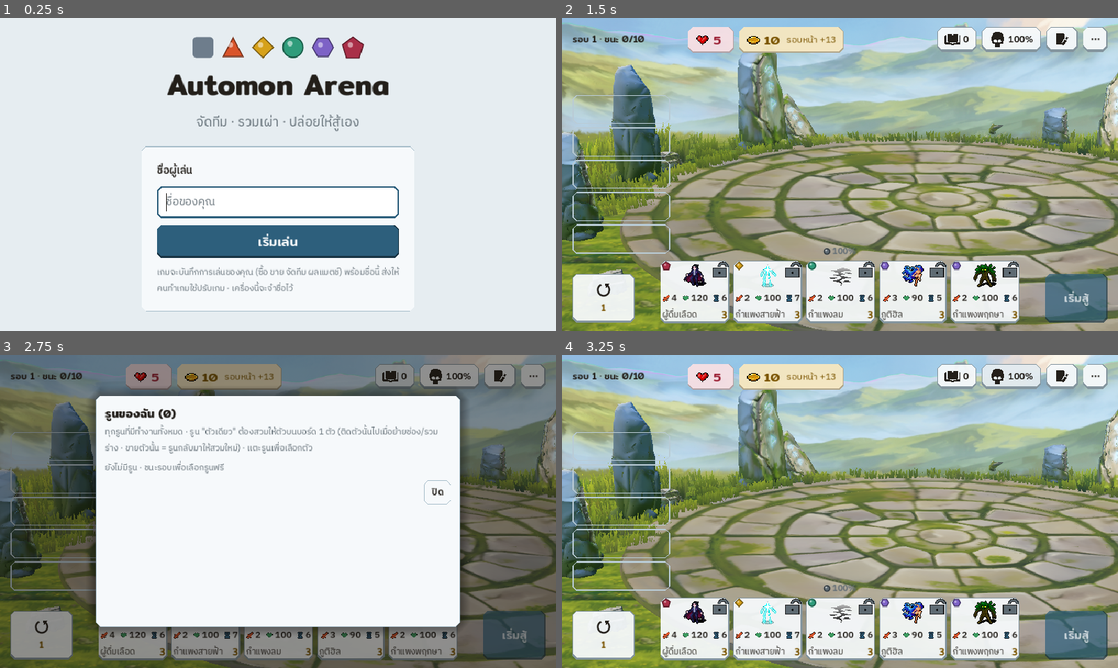
Above: before the commit, frames 1-4 (two rows, left to right).
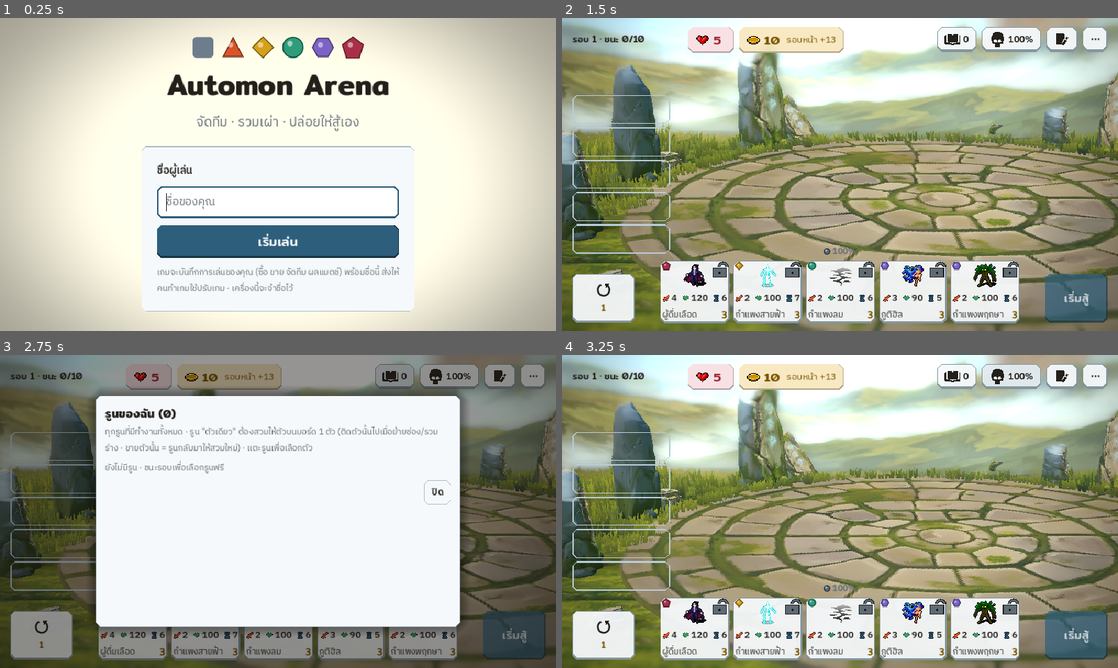
Above: after the commit, the same moments.

Repository: nuttratts-code/automon-arena
Game: Godot game, scene res://scenes/main.tscn
Same seed, same stepped clock (60 frames per second), same inputs: the game is played once before the commit and once after it.
Inputs (mouse positions are in pixels of both pictures, inside the frame that each line leads up to):
- Up to frame 1 (0.25 s): no input
- Up to frame 2 (1.5 s): click (840, 202) at 0.52 s; type "Alex" at 0.6 s; click "เริ่มเล่น" at 1.25 s
- Up to frame 3 (2.75 s): click "0" at 2 s
- Up to frame 4 (3.25 s): click "100%" at 2.75 s

The runs differ from the first frame. In frame 1, 59% of the frame differs, in the area x 0-100%, y 0-100%; in frame 2, 33%; in frame 3, 9.4%; in frame 4, 33%.

Commit message:
set 217 R19 (sample branch): HD-2D pass — tilt-shift + vignette + rune bloom + warm grade (s217_hd2d.gd), stone shadow cards, pixel-density textures
ripple: sample branch only (app.gd adds the pass behind S217_CLEAN; stage3d S217 helpers); tests not run (sample)

Co-Authored-By: Claude Opus 5.5 <noreply@anthropic.com>

Diff:
--- a/godot/scripts/ui/app.gd
+++ b/godot/scripts/ui/app.gd
@@ -100,6 +100,8 @@
 	stage.build()
 	add_child(stage)
 	stage.moved.connect(_place_cells)
+	if Stage3D.S217_CLEAN and not TH.dark: # set 217 sample R19 (owner L1 + L4): HD-2D screen pass over the 3D, under the UI
+		add_child(preload("res://scripts/ui/s217_hd2d.gd").new())
 	world = Arena.new()
 	world.app = self
 	add_child(world) # under every screen: it draws only while the camera moves
--- /dev/null
+++ b/godot/scripts/ui/s217_hd2d.gd
@@ -0,0 +1,50 @@
+extends ColorRect
+# SET 217 SAMPLE ONLY (R19, owner L1 + L4): HD-2D screen pass over the 3D arena, under every 2D screen (UI stays sharp,
+# art-look §1 item 7). The gl_compatibility renderer has no depth of field / reliable glow, so it is one canvas shader on
+# the screen texture (its mipmaps = cheap blur):
+#   L1 tilt-shift: sharp band where the units stand, top + bottom softly blurred (art-look §1 item 2)
+#   L1 vignette: darker edges (item 3) · L1 rune glow: pale-cyan bright pixels bloom (item 3 bright accents)
+#   L4 warm grade: a little warmer + softer contrast so the cold AI stone backs sit in the scene
+# app.gd adds it right after the stage, so it reads only the 3D (+ the bg) and every screen draws above it.
+
+const SHADER := """
+shader_type canvas_item;
+uniform sampler2D scr : hint_screen_texture, filter_linear_mipmap;
+uniform float focus_top = 0.24;    // screen y (0 = top) where the sharp band starts
+uniform float focus_bottom = 0.80; // … and ends
+uniform float soft = 0.22;         // blur ramp length
+uniform float max_lod = 1.8;       // strongest blur (mip level)
+uniform float vignette = 0.38;
+uniform vec3 warm = vec3(1.05, 1.0, 0.9);
+uniform float glow = 0.9;
+void fragment() {
+	vec2 uv = SCREEN_UV;
+	float d = max(focus_top - uv.y, uv.y - focus_bottom);
+	float b = smoothstep(0.0, soft, d);
+	vec3 c = textureLod(scr, uv, b * max_lod).rgb;
+	// rune glow: pale-cyan, bright pixels, gathered from a blurred mip so they bloom past their edges
+	vec3 g = vec3(0.0);
+	for (int i = 0; i < 2; i++) {
+		vec3 s = textureLod(scr, uv, 2.5 + float(i) * 1.5).rgb;
+		float cy = clamp((s.b - s.r) * 3.0, 0.0, 1.0) * smoothstep(0.55, 0.85, max(s.g, s.b));
+		g += s * cy;
+	}
+	c += g * glow * 0.5;
+	// warm grade + a touch less contrast (L4)
+	c = mix(vec3(dot(c, vec3(0.3, 0.59, 0.11))), c, 0.95) * warm;
+	c = mix(c, vec3(0.5), 0.04);
+	// vignette
+	vec2 v = (uv - vec2(0.5, 0.52)) * vec2(1.25, 1.0);
+	c *= 1.0 - vignette * smoothstep(0.35, 0.85, length(v));
+	COLOR = vec4(c, 1.0);
+}
+"""
+
+func _init() -> void:
+	name = "HD2D"
+	mouse_filter = Control.MOUSE_FILTER_IGNORE
+	set_anchors_preset(Control.PRESET_FULL_RECT)
+	var sm := ShaderMaterial.new()
+	var sh := Shader.new(); sh.code = SHADER
+	sm.shader = sh
+	material = sm
--- a/godot/scripts/ui/stage3d.gd
+++ b/godot/scripts/ui/stage3d.gd
@@ -338,6 +338,98 @@
 		for sp in d.find_children("*", "Sprite3D", true, false):
 			sp.modulate = sp.modulate * Color(0.62, 0.58, 0.72)
 	add_child(d)
+	if S217_CLEAN: # after the scene is in the tree: global transforms work and the plaza tint script has run
+		d.ready.connect(func() -> void:
+			_s217_pixel_tex(d)
+			_s217_stone_shadows(d), CONNECT_ONE_SHOT)
+
+# ---- set 217 sample R19 (owner L2 + L3), HD-2D tricks on the owner's dressing scene ----
+var _px_cache := {}
+
+func _s217_pixel_tex(d: Node) -> void:
+	# L3: HD-2D sets are pixel-art textures on 3D shapes, point-sampled. Ours are smooth AI paintings → shrink each
+	# albedo to about the sprites' pixel density and sample it Nearest, so the stones / plaza / ground read as pixel art.
+	for mi in d.find_children("*", "MeshInstance3D", true, false):
+		var m: MeshInstance3D = mi
+		var mat: Material = m.material_override if m.material_override != null else (m.mesh.surface_get_material(0) if m.mesh != null and m.mesh.get_surface_count() > 0 else null)
+		if mat is StandardMaterial3D:
+			var sm := (mat as StandardMaterial3D).duplicate() as StandardMaterial3D
+			var t := _px_small(sm.albedo_texture, 512 if (m.global_transform * m.get_aabb()).size.x > 10.0 else 256) # the plaza is big: more texels
+			if t != null:
+				sm.albedo_texture = t
+				sm.normal_enabled = false # the 1024 normal map would bring the smooth detail back
+			sm.texture_filter = BaseMaterial3D.TEXTURE_FILTER_NEAREST
+			m.material_override = sm
+		elif mat is ShaderMaterial and (mat as ShaderMaterial).get_shader_parameter("tex") is Texture2D: # the ground
+			var gm := (mat as ShaderMaterial).duplicate() as ShaderMaterial
+			gm.set_shader_parameter("tex", _px_small(gm.get_shader_parameter("tex"), 128))
+			m.material_override = gm
+
+func _px_small(t: Texture2D, size: int) -> Texture2D:
+	if t == null:
+		return null
+	if _px_cache.has(t):
+		return _px_cache[t]
+	var img := t.get_image()
+	if img == null:
+		return null
+	if img.is_compressed():
+		img.decompress()
+	img.resize(size, size, Image.INTERPOLATE_LANCZOS)
+	var out := ImageTexture.create_from_image(img)
+	_px_cache[t] = out
+	return out
+
+func _s217_stone_shadows(d: Node) -> void:
+	# L2: the shadowed sun is broken in gl_compatibility (set 214 find-cause: 3–5× too bright), so every stone / rock /
+	# slab gets a soft shadow card on the ground, stretched away from the sun (HD-2D games anchor props the same way).
+	var near := d.get_node_or_null("Near")
+	if near == null:
+		return
+	var sun_dir := Vector3(0.55, -0.72, -0.42).normalized()
+	var flat := Vector2(sun_dir.x, sun_dir.z).normalized()
+	var reach := Vector2(sun_dir.x, sun_dir.z).length() / -sun_dir.y # shadow length per unit of height
+	var gt := GradientTexture2D.new()
+	gt.fill = GradientTexture2D.FILL_RADIAL
+	gt.fill_from = Vector2(0.5, 0.5)
+	gt.fill_to = Vector2(0.5, 0.0)
+	var gr := Gradient.new()
+	gr.set_color(0, Color(0, 0, 0, 0.42))
+	gr.set_color(1, Color(0, 0, 0, 0))
+	gt.gradient = gr
+	var mat := StandardMaterial3D.new()
+	mat.albedo_texture = gt
+	mat.shading_mode = BaseMaterial3D.SHADING_MODE_UNSHADED
+	mat.transparency = BaseMaterial3D.TRANSPARENCY_ALPHA
+	mat.render_priority = -1
+	for n in near.get_children():
+		var nm := String(n.name)
+		if not (n is Node3D) or not (nm.begins_with("Stone") or nm.begins_with("Rock") or nm.begins_with("Fallen")):
+			continue
+		var box := AABB()
+		var first := true
+		for mi in (n as Node3D).find_children("*", "MeshInstance3D", true, false):
+			var b: AABB = (mi as MeshInstance3D).global_transform * (mi as MeshInstance3D).get_aabb()
+			box = b if first else box.merge(b)
+			first = false
+		if first:
+			continue
+		var h := box.size.y
+		var w := maxf(box.size.x, box.size.z)
+		var base := Vector2(box.get_center().x, box.get_center().z)
+		var lenv := maxf(w, h * reach)
+		var c := base + flat * (lenv * 0.5 - w * 0.25)
+		var on_plaza := c.length() < 12.4
+		var q := MeshInstance3D.new()
+		q.name = "Shadow" + nm
+		var pm := PlaneMesh.new()
+		pm.size = Vector2(w * 1.1, lenv + w * 0.5)
+		q.mesh = pm
+		q.material_override = mat
+		q.cast_shadow = GeometryInstance3D.SHADOW_CASTING_SETTING_OFF
+		q.position = Vector3(c.x, 0.02 if on_plaza else -0.13, c.y)
+		q.rotation.y = atan2(flat.x, flat.y)
+		d.add_child(q)
 
 func _code_floor(dark: bool) -> void:
 	var ground := MeshInstance3D.new()
Not shown, changed: claude/preview-set217/notes.md
